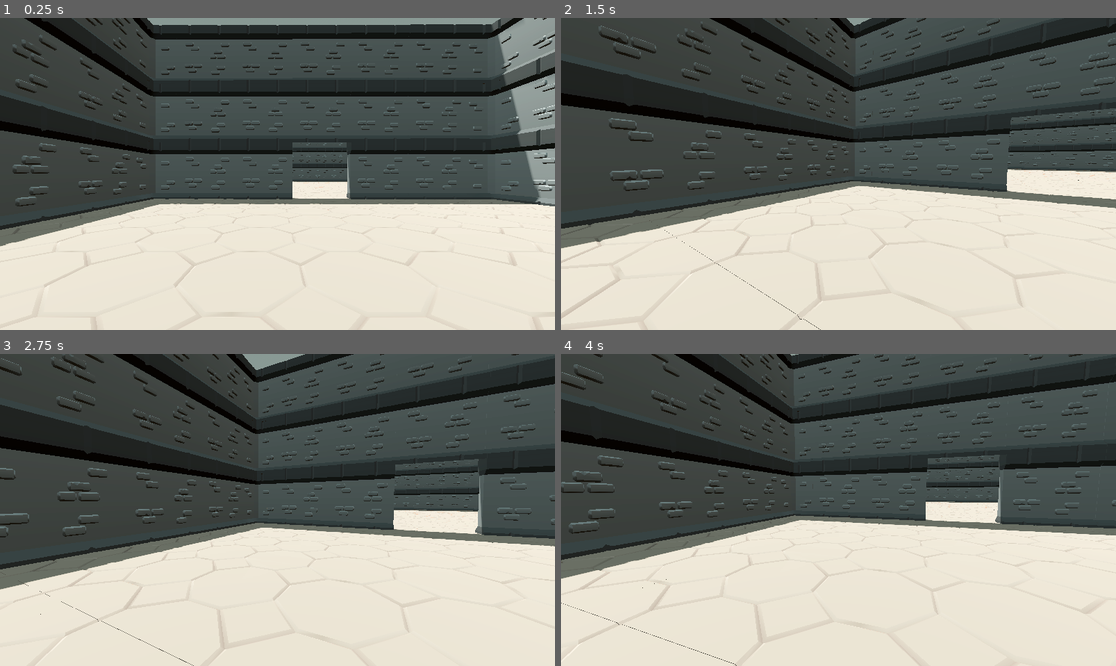
Above: before the commit, frames 1-4 (two rows, left to right).
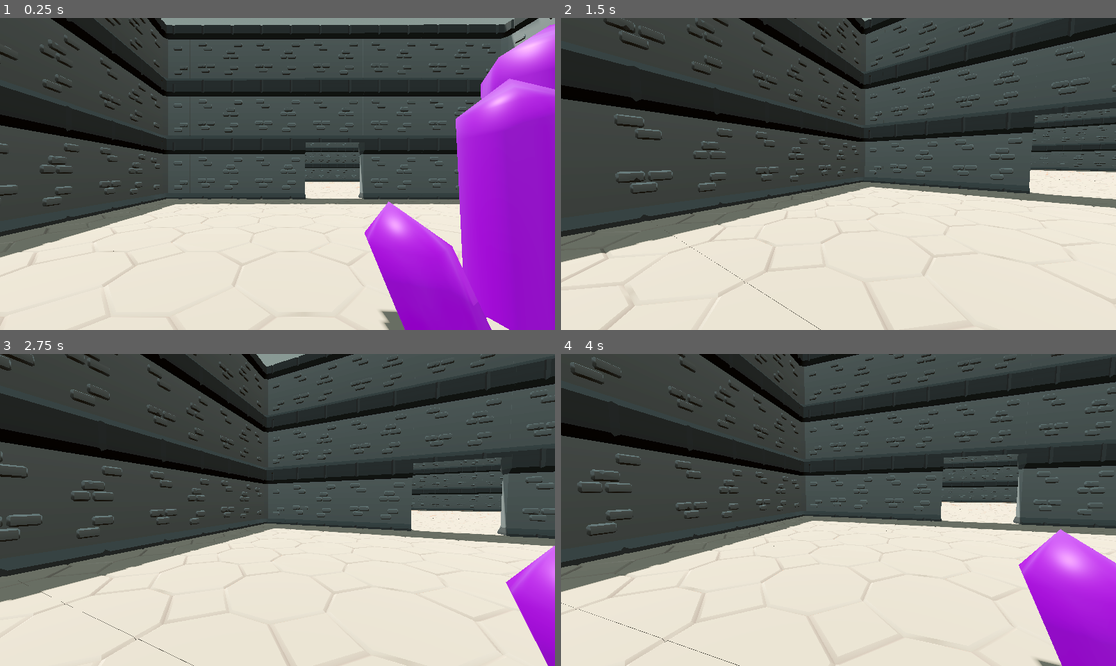
Above: after the commit, the same moments.

Repository: Gabriel-Tomforde/tomforde-gabriel-b-f-proto-0.001
Game: Godot game, scene res://Scenes/game.tscn
Same seed, same stepped clock (60 frames per second), same inputs: the game is played once before the commit and once after it.
Inputs (mouse positions are in pixels of both pictures, inside the frame that each line leads up to):
- Up to frame 1 (0.25 s): no input
- Up to frame 2 (1.5 s): tap Enter (ui_accept) at 0.5, 0.77, 1.25 s; move the mouse to (960, 158) at 0.52 s; hold Right (ui_right) 0.53-1.28 s; tap ` (freefly) at 0.6 s; click (960, 158) at 0.67 s; move the mouse to (810, 174) at 1.27 s; hold Up (ui_up) from 1.28 s (still down); tap Shift (sprint) at 1.35 s
- Up to frame 3 (2.75 s): keep holding Up (ui_up); tap Enter (ui_accept) at 1.52, 2 s; move the mouse to (288, 503) at 2.02 s; tap ` (freefly) at 2.1 s
- Up to frame 4 (4 s): keep holding Up (ui_up); tap Enter (ui_accept) at 2.75, 3.02, 3.5, 3.77 s; move the mouse to (832, 516) at 2.77 s; tap Shift (sprint) at 2.85 s; click (832, 516) at 2.92 s; move the mouse to (877, 513) at 3.52 s; tap ` (freefly) at 3.6 s

The runs differ from the first frame. In frame 1, 29% of the frame differs, in the area x 0-100%, y 0-100%; in frame 2, 13%; in frame 3, 15%; in frame 4, 17%.

Commit message:
TomfordeGabriel_CustomModel_01
its not amazing but it works better than my brain does right now.

Diff:
--- /dev/null
+++ b/Scenes/crystal.tscn
@@ -0,0 +1,45 @@
+[gd_scene load_steps=7 format=3 uid="uid://cxl0jy5db635x"]
+
+[ext_resource type="PackedScene" uid="uid://dln5c002c0sfj" path="res://Assets/Crystal asset/Crystal Asset.glb" id="1_c61q8"]
+
+[sub_resource type="BoxShape3D" id="BoxShape3D_vacj6"]
+size = Vector3(1.3000001, 1, 1.1445313)
+
+[sub_resource type="BoxShape3D" id="BoxShape3D_mfrgv"]
+
+[sub_resource type="BoxShape3D" id="BoxShape3D_6nfb3"]
+size = Vector3(1.2, 1, 1)
+
+[sub_resource type="BoxShape3D" id="BoxShape3D_k8uk5"]
+size = Vector3(1.3000001, 1, 0.90000004)
+
+[sub_resource type="BoxShape3D" id="BoxShape3D_yg7jq"]
+
+[node name="Crystal" type="StaticBody3D"]
+
+[node name="Crystal Asset" parent="." instance=ExtResource("1_c61q8")]
+transform = Transform3D(1, 0, 0, 0, 1, 0, 0, 0, 1, 0, -0.0049446225, 0)
+
+[node name="CollisionShape3D" type="CollisionShape3D" parent="."]
+transform = Transform3D(4, 0, 0, 0, 4, 0, 0, 0, 4, -0.36269546, 1.9752264, 0.2890625)
+shape = SubResource("BoxShape3D_vacj6")
+
+[node name="CollisionShape3D2" type="CollisionShape3D" parent="."]
+transform = Transform3D(1.9283628, 2.2981331, -6.848972e-08, -1.7604722, 1.4772117, 1.9283628, 1.4772117, -1.2395277, 2.2981334, -0.17786372, 3.3881743, 0.21429586)
+shape = SubResource("BoxShape3D_mfrgv")
+
+[node name="CollisionShape3D3" type="CollisionShape3D" parent="."]
+transform = Transform3D(1, 0, 0, 0, 4.722614, 0, 0, 0, 1, -0.7185626, 2.4159853, 2.1438885)
+shape = SubResource("BoxShape3D_vacj6")
+
+[node name="CollisionShape3D4" type="CollisionShape3D" parent="."]
+transform = Transform3D(1, 0, 0, 0, 4.9399996, 0, 0, 0, 1.5840001, 2.1999998, 2.5, 0.2)
+shape = SubResource("BoxShape3D_6nfb3")
+
+[node name="CollisionShape3D5" type="CollisionShape3D" parent="."]
+transform = Transform3D(1, 0, 0, 0, 4.9399996, 0, 0, 0, 1.5840001, -0.05000025, 2.5, -2.0207999)
+shape = SubResource("BoxShape3D_k8uk5")
+
+[node name="CollisionShape3D6" type="CollisionShape3D" parent="."]
+transform = Transform3D(2.2715325, 0, 1.9596279, 0, 3.0000005, 0, -1.9596279, 0, 2.2715325, 1.5547177, 1.5175178, -1.1155208)
+shape = SubResource("BoxShape3D_yg7jq")
--- a/Scenes/game.tscn
+++ b/Scenes/game.tscn
@@ -7,6 +7,7 @@
 [ext_resource type="PackedScene" uid="uid://bubrwhy5jb8tj" path="res://Scenes/wall_corner.tscn" id="5_i6g32"]
 [ext_resource type="PackedScene" uid="uid://265gxjuvphpi" path="res://Scenes/roof.tscn" id="6_i6g32"]
 [ext_resource type="PackedScene" uid="uid://dtxe73utmmtnm" path="res://Scenes/pillar.tscn" id="7_1l0tm"]
+[ext_resource type="PackedScene" uid="uid://cxl0jy5db635x" path="res://Scenes/crystal.tscn" id="8_v158k"]
 
 [sub_resource type="ProceduralSkyMaterial" id="ProceduralSkyMaterial_2poj3"]
 sky_top_color = Color(0.40900177, 0.46304208, 0.44674587, 1)
@@ -55,7 +56,7 @@
 size = Vector3(1, 1.0780029, 1)
 
 [node name="ProtoController" parent="." instance=ExtResource("1_ebmjs")]
-transform = Transform3D(1, 0, 0, 0, 1, 0, 0, 0, 1, -3.4414327, 2.6587927, 2.1676133)
+transform = Transform3D(1, 0, 0, 0, 1, 0, 0, 0, 1, -4.3392534, 2.6587927, 2.1676133)
 can_sprint = true
 can_freefly = true
 input_left = "move_left"
@@ -4423,3 +4424,9 @@
 
 [node name="Roof36" parent="Pub" instance=ExtResource("6_i6g32")]
 transform = Transform3D(1, 0, 0, 0, 1, 0, 0, 0, 1, 38.908085, 13.914525, -20.325905)
+
+[node name="Crystal" parent="." instance=ExtResource("8_v158k")]
+transform = Transform3D(1, 0, 0, 0, 1, 0, 0, 0, 1, 0, 2, 1)
+
+[node name="Crystal2" parent="." instance=ExtResource("8_v158k")]
+transform = Transform3D(0.532818, 0, 0, 0, 0.58937955, 0, 0, 0, 0.5669136, -15.253212, 2.4786003, -14.354231)
Not shown, added: Assets/Crystal asset/Crystal Asset.blend.import
Binary file added: Assets/Crystal asset/Crystal Asset.glb
Not shown, added: Assets/Crystal asset/Crystal Asset.glb.import
Not shown: 1 places in Scenes/game.tscn that only renumber resources
Not shown, added: Assets/Crystal Asset.blend1
Not shown, added: Assets/Crystal asset/Crystal Asset.blend
Not shown, added: Assets/Crystal asset/Crystal Asset.blend1
